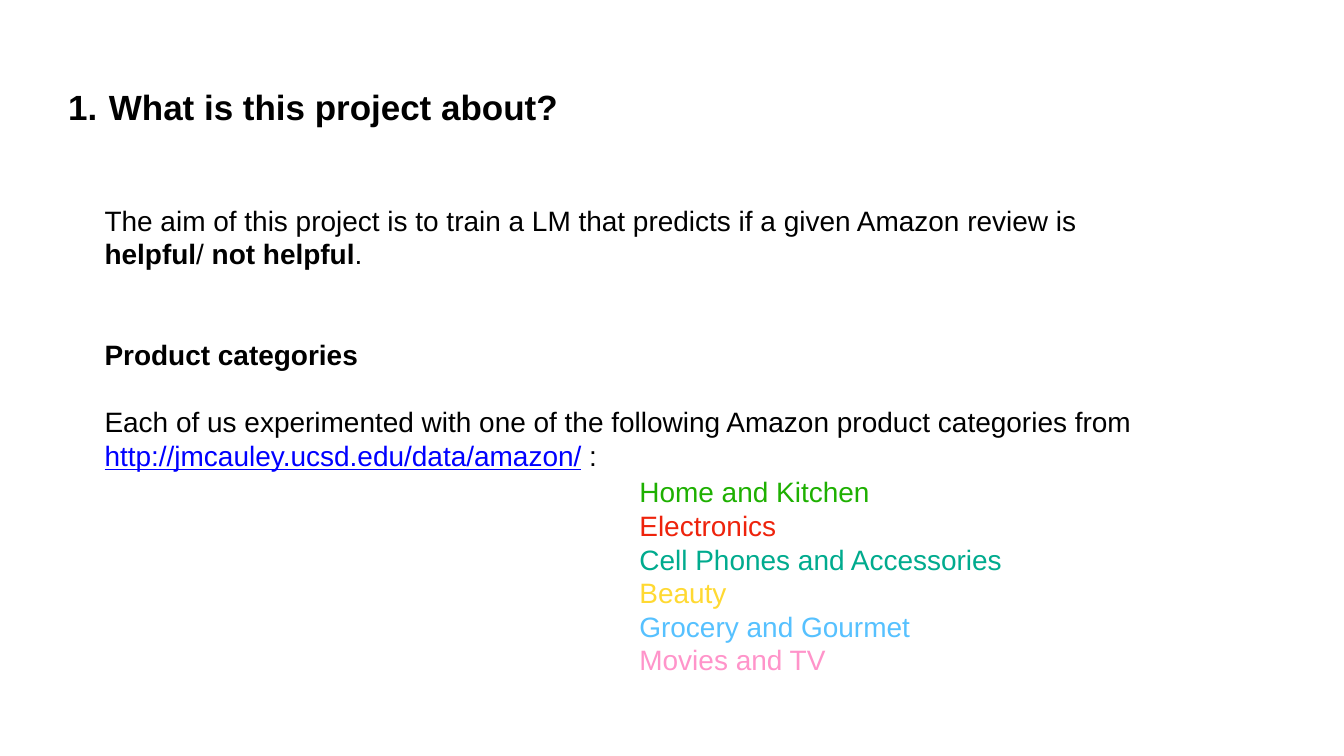
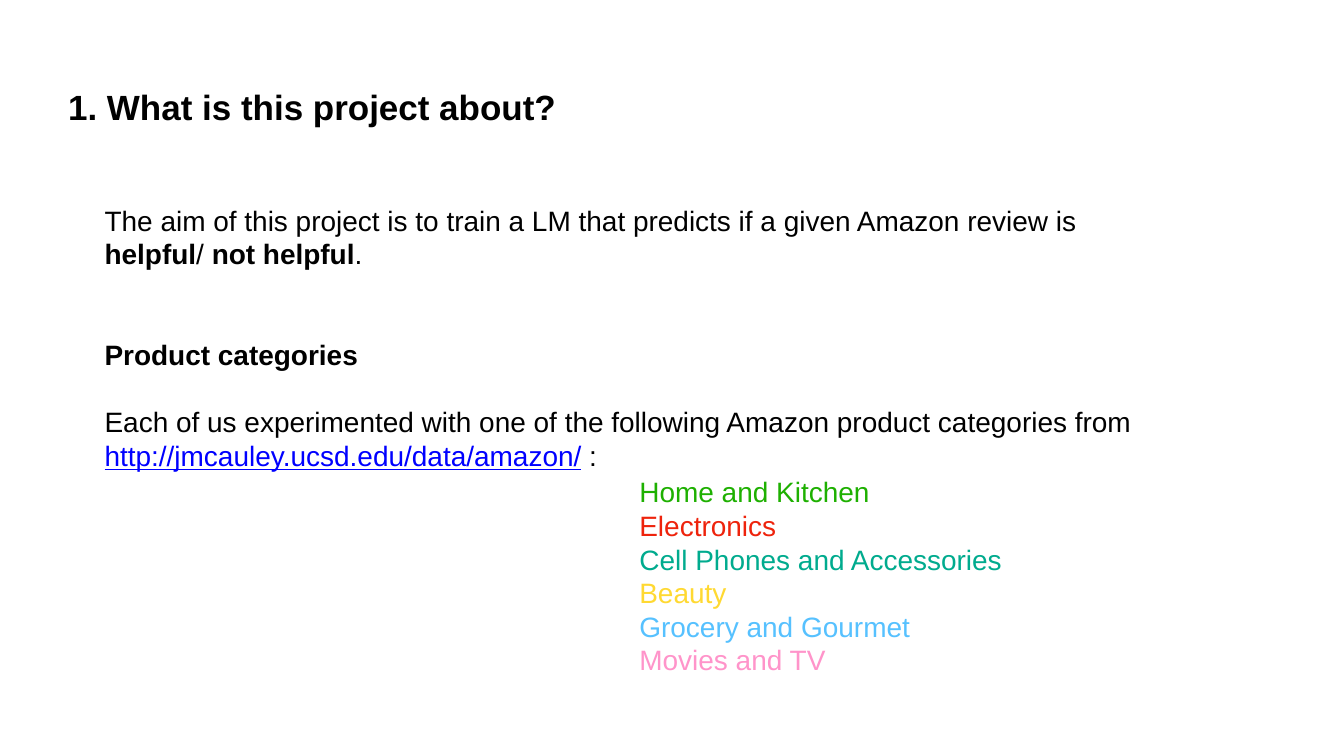
Before and after one commit to postprandial/fastai-amazonreview, a slide deck: slide 3 of Amazon_Review_Helpfulness_NLP-1-ONLINE.pptx. Drawn at 1344x756 pixels with LibreOffice and Linux fonts; fonts in the diff are those of the drawing. Boxes give left, top, right and bottom in pixels: in the first picture for what was removed or moved away, otherwise in the second. Text is boxed around its words. In the diff, an @@ line names an element or a change of style, - is before the commit and + after.

```diff
--- a/Amazon_Review_Helpfulness_NLP-1-ONLINE.pptx
+++ b/Amazon_Review_Helpfulness_NLP-1-ONLINE.pptx
@@ text at <box>68,94,556,127</box>: text changed @@
-1. What is this project about?
+1. What is this project about?
```
Also in this commit, not shown: 12 other slides changed, 3 other files.
